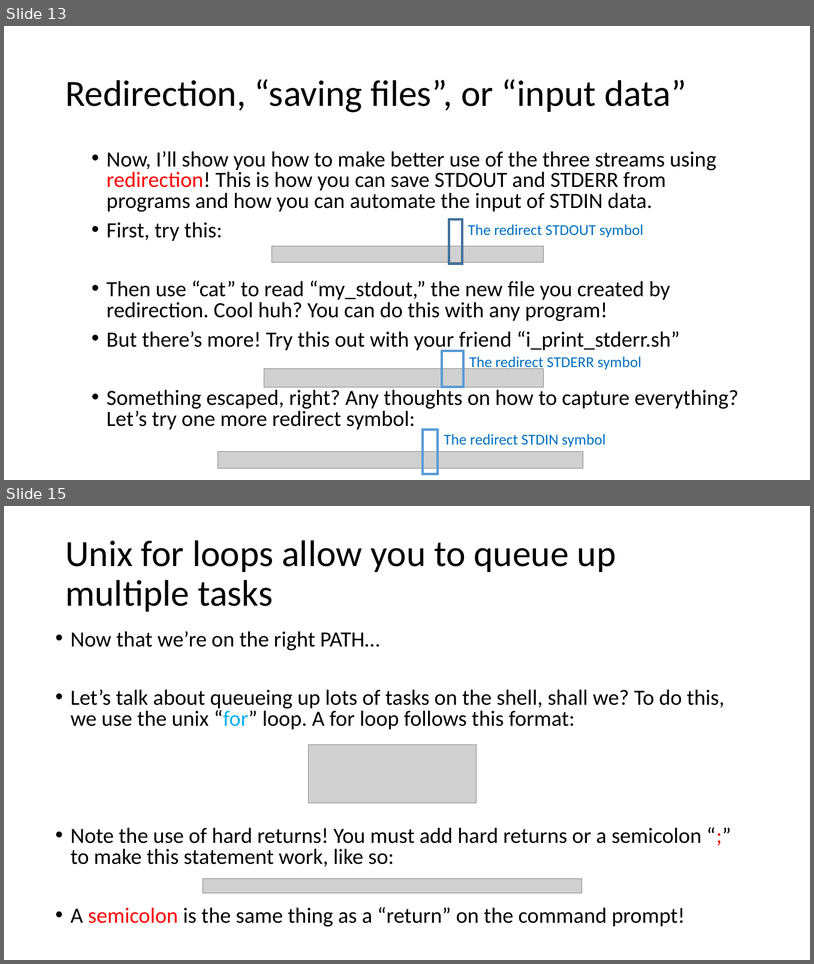
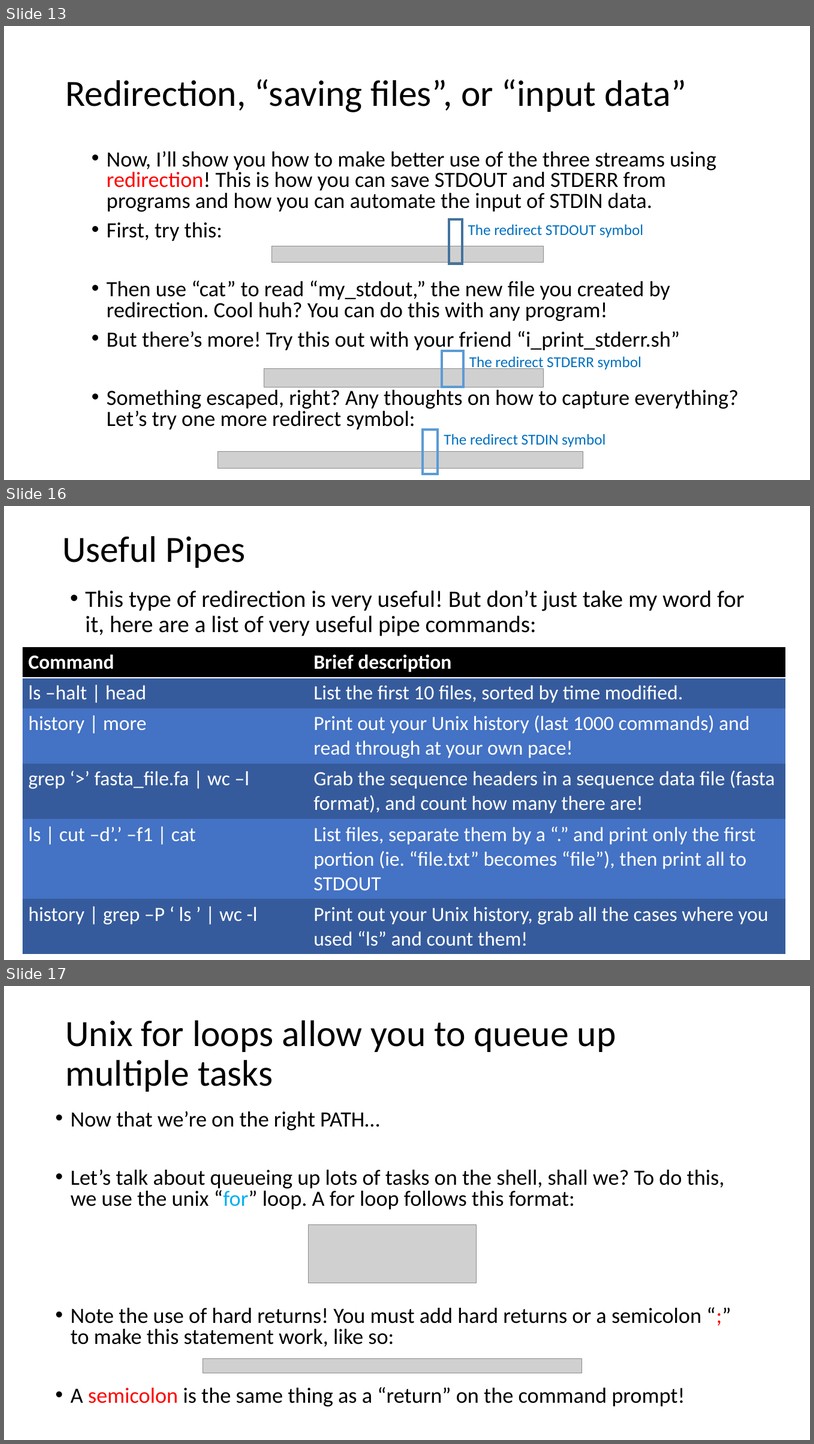
Before and after one commit to haibol2016/BioinformaticsTrainingWorkshop, a slide deck: 1.Unix/presentations/advanced_command_line_tutorial.pptx. Shown one above the other, each under a label of ours: slides 13 and 15 before the commit, slides 13, 16 and 17 after it; the slides between them are not shown. The pictures are 814x964 and 814x1444 pixels, drawn with LibreOffice and Linux fonts; fonts in the diff are those of the drawing; grey boxes stand for pictures. Boxes give left, top, right and bottom in pixels: in the first picture for what was removed or moved away, otherwise in the second. Text is boxed around its words. In the diff, an @@ line names an element or a change of style, - is before the commit and + after.

```diff
--- a/1.Unix/presentations/advanced_command_line_tutorial.pptx
+++ b/1.Unix/presentations/advanced_command_line_tutorial.pptx
@@ slide 16 added at [4,506,810,960], background #FFFFFF @@
@@ title added at [62,536,246,568], 44 pt, text #000000 @@
+Useful Pipes
@@ text added at [85,590,744,636], 28 pt, text #000000 @@
+• This type of redirection is very useful! But don’t just take my word for it, here are a list of very useful pipe commands:
@@ table added at [22,647,786,949], 6 rows, 2 columns @@
+Command | Brief description
+ls –halt | head | List the first 10 files, sorted by time modified.
+history | more | Print out your Unix history (last 1000 commands) and read through at your own pace!
+grep ‘>’ fasta_file.fa | wc –l | Grab the sequence headers in a sequence data file (fasta format), and count how many there are!
+ls | cut –d’.’ –f1 | cat | List files, separate them by a “.” and print only the first portion (ie. “file.txt” becomes “file”), then print all to STDOUT
+history | grep –P ‘ ls ’ | wc -l | Print out your Unix history, grab all the cases where you used “ls” and count them!
@@ what was slide 15 is now slide 17 @@
```
Also in this commit, not shown: 2 slides changed, 1 other slide added, 10 other files.
